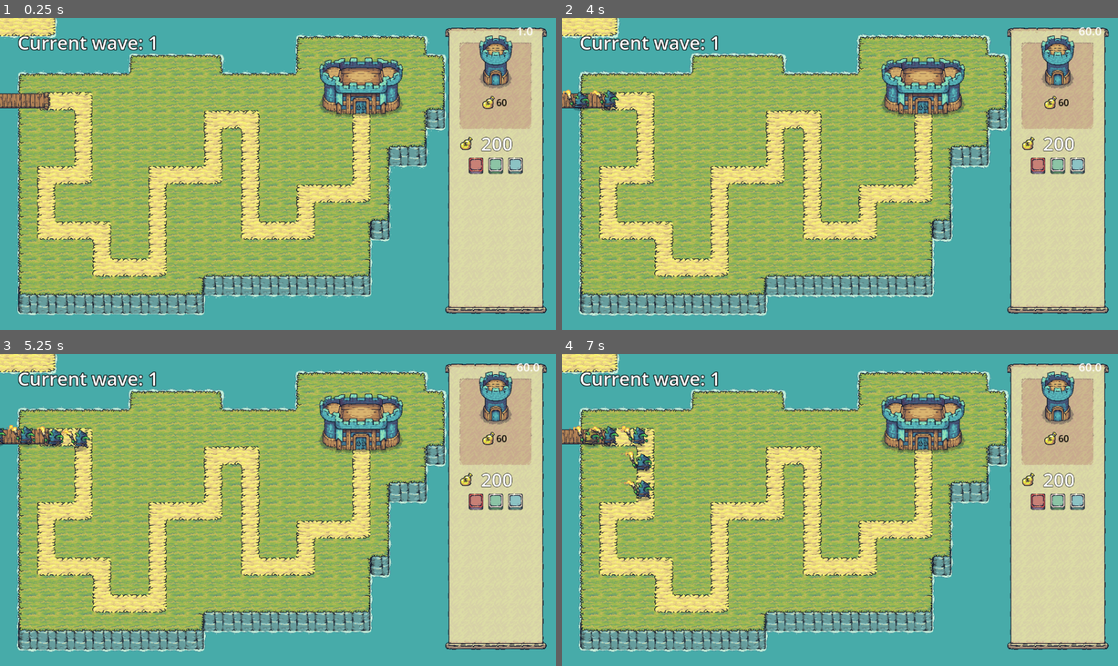
Above: before the commit, frames 1-4 (two rows, left to right).
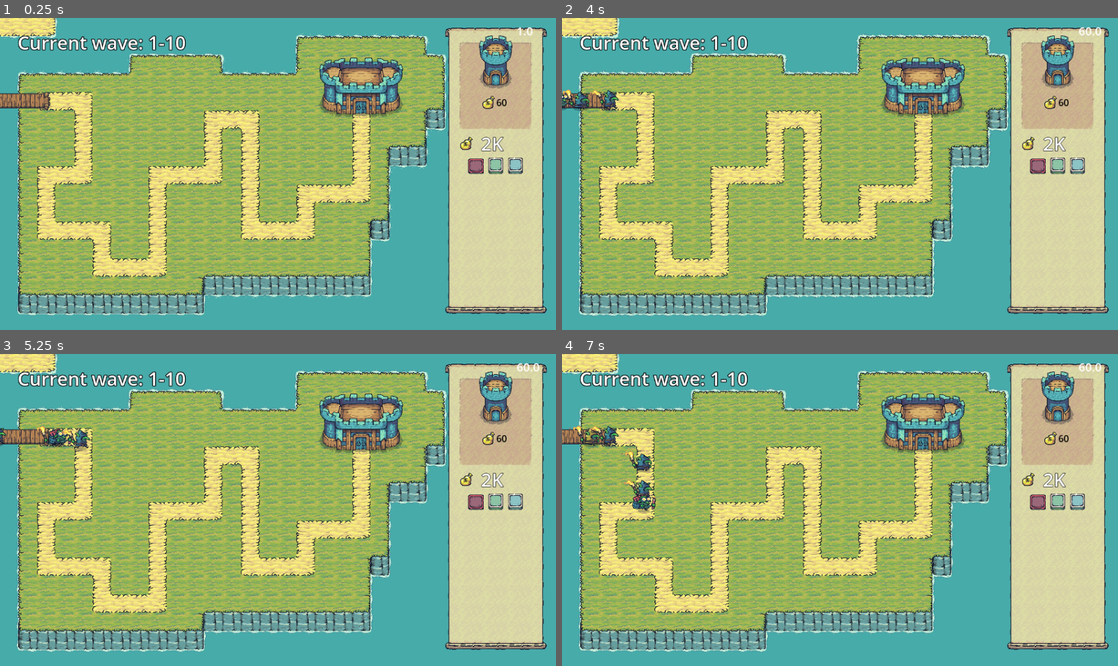
Above: after the commit, the same moments.

Repository: NicoWired/towersmith
Game: Godot game, scene res://source/game/Game.tscn
Same seed, same stepped clock (60 frames per second), same inputs: the game is played once before the commit and once after it.
Inputs (mouse positions are in pixels of both pictures, inside the frame that each line leads up to):
- Up to frame 1 (0.25 s): no input
- Up to frame 2 (4 s): click (1079, 167) at 0.5 s; click (1079, 167) at 1.25 s; click (1079, 167) at 2 s; move the mouse to (962, 158) at 2.77 s; click (962, 158) at 2.92 s; drag from (728, 189) to (923, 86) at 3.52 s
- Up to frame 3 (5.25 s): move the mouse to (333, 441) at 4.27 s; click (333, 441) at 4.42 s; drag from (250, 572) to (494, 413) at 5.02 s
- Up to frame 4 (7 s): move the mouse to (1006, 556) at 5.77 s; click (1006, 556) at 5.92 s; drag from (673, 463) to (756, 432) at 6.52 s

The runs differ from the first frame. In frame 1, 0.4% of the frame differs, in the area x 28-93%, y 5-51%; in frame 2, 0.5%; in frame 3, 0.7%; in frame 4, 0.8%, in the area x 10-93%, y 5-51%.

Commit message:
yooo i'm back

Diff:
--- a/project.godot
+++ b/project.godot
@@ -20,13 +20,13 @@
 
 GlobalEvents="*res://source/autoloaders/global_events.gd"
 Economy="*res://source/autoloaders/economy.gd"
+LoadAssets="*res://source/autoloaders/load_assets.gd"
 
 [display]
 
 window/size/viewport_width=1920
 window/size/viewport_height=1080
 window/stretch/mode="canvas_items"
-mouse_cursor/custom_image="uid://b76t4feljxtu1"
 
 [file_customization]
 
--- a/source/GUI/upgrade_window/upgradable_stat.gd
+++ b/source/GUI/upgrade_window/upgradable_stat.gd
@@ -24,7 +24,7 @@
 	upgrade_button.pressed.connect(on_stat_upgrade)
 	upgrade_level_label.text = str(upgrade_level)
 	stat_name_label.text = name_translation[stat_name] + ": "
-	cost_label.text = str(upgrade_cost[upgrade_level])
+	cost_label.text = set_cost_label_text()
 
 func on_stat_upgrade() -> void:
 	if upgrade_level < max_level:
@@ -33,5 +33,11 @@
 			Economy.current_gold -= cost
 			upgrade_level += 1
 			upgrade_level_label.text = str(upgrade_level)
-			cost_label.text = str(upgrade_cost[upgrade_level])
+			cost_label.text = set_cost_label_text()
 			stat_changed.emit(self)
+
+func set_cost_label_text() -> String:
+	if upgrade_level == max_level:
+		return("MAX")
+	else:
+		return(str(upgrade_cost[upgrade_level]))
--- a/source/GUI/upgrade_window/upgradable_stat.tscn
+++ b/source/GUI/upgrade_window/upgradable_stat.tscn
@@ -1,10 +1,11 @@
-[gd_scene load_steps=6 format=3 uid="uid://d2n4bs8hk4dnc"]
+[gd_scene load_steps=7 format=3 uid="uid://d2n4bs8hk4dnc"]
 
 [ext_resource type="Script" uid="uid://u1pmoe62hjko" path="res://source/GUI/upgrade_window/upgradable_stat.gd" id="1_38us2"]
 [ext_resource type="Texture2D" uid="uid://dsd0k05ocokga" path="res://assets/tiny_swords/UI/Buttons/Button_Blue.png" id="1_yljg8"]
 [ext_resource type="Texture2D" uid="uid://btc0svpw4pljn" path="res://assets/tiny_swords/UI/Buttons/Button_Blue_Pressed.png" id="2_38us2"]
 [ext_resource type="StyleBox" uid="uid://wmy5o54pt4me" path="res://source/themes/carved_3side_pannel.tres" id="2_87moa"]
 [ext_resource type="Texture2D" uid="uid://bkoftcki7m7tt" path="res://assets/tiny_swords/Resources/Resources/G_Idle_(NoShadow)_cropped.png" id="3_1ia86"]
+[ext_resource type="FontFile" uid="uid://660lp0tusmkm" path="res://assets/fonts/ModernAntiqua-Regular.ttf" id="3_hkkod"]
 
 [node name="UpgradableStat" type="Control"]
 custom_minimum_size = Vector2(300, 100)
@@ -46,6 +47,7 @@
 layout_mode = 2
 size_flags_horizontal = 2
 theme_override_colors/font_color = Color(0, 0, 0, 1)
+theme_override_fonts/font = ExtResource("3_hkkod")
 theme_override_font_sizes/font_size = 32
 text = "150"
 
--- a/source/GUI/upgrade_window/upgrade_window.gd
+++ b/source/GUI/upgrade_window/upgrade_window.gd
@@ -26,7 +26,7 @@
 			var new_stat: UpgradableStat = base_upgradable_stat.duplicate()
 			new_stat.stat_name = prefix+stat_name
 			new_stat.upgrade_level = int(stat[&"upgrade_level"])
-			new_stat.max_level = stat[&"max_level"]
+			new_stat.max_level = stat[&"upgrade_cost"].size()
 			new_stat.upgrade_cost = stat[&"upgrade_cost"]
 			new_stat.stat_changed.connect(on_stat_changed)
 			upgrades_container.add_child(new_stat)
--- /dev/null
+++ b/source/autoloaders/load_assets.gd
@@ -0,0 +1,6 @@
+extends Node
+
+var sprites: Dictionary[StringName,Texture]
+
+func _ready() -> void:
+	sprites["cursor"] = preload("res://assets/tiny_swords/UI/Pointers/01_cropped.png")
--- a/source/controls/PickableTower.tscn
+++ b/source/controls/PickableTower.tscn
@@ -7,6 +7,8 @@
 size = Vector2(128, 128)
 
 [node name="PickableTower" type="Control"]
+z_index = 1999
+z_as_relative = false
 custom_minimum_size = Vector2(128, 128)
 layout_mode = 3
 anchors_preset = 15
--- a/source/controls/pickable_object.gd
+++ b/source/controls/pickable_object.gd
@@ -17,15 +17,29 @@
 	Vector2(max_coords.x/2,max_coords.y/2)
 ]
 @onready var preview_image: Sprite2D = $Sprite2D
+#
+func _ready() -> void:
+	mouse_filter = MOUSE_FILTER_STOP
+#
+#func _gui_input(event: InputEvent) -> void:
+	#if event is InputEventMouseButton:
+		#print("Mouse event - pressed:", event.pressed, "button_index:", event.button_index)
+		#if event.pressed:
+			#print("force_drag called from node:", name)
+			#force_drag({
+				#"size": Vector2(128,128),
+				#"offset": Vector2(0,64),
+				#"shape_points": shape_points,
+				#"area": $Sprite2D/Area2D.duplicate(),
+				#"price": PRICE,
+				#"preview": self.duplicate()
+			#},self.duplicate())
 
-
-func _get_drag_data(at_position: Vector2) -> Variant:
+func _get_drag_data(_at_position: Vector2) -> Variant:
 	var preview: PickableObject = self.duplicate()
-	set_deferred("preview.preview_image.modulate", Color.RED)
 	set_drag_preview(preview)
 	return(
 		{
-			"position": at_position,
 			"preview": preview,
 			"size": Vector2(128,128),
 			"offset": Vector2(0,64),
@@ -34,3 +48,9 @@
 			"price": PRICE
 		}
 	)
+
+func _notification(what: int) -> void:
+	if what == NOTIFICATION_DRAG_BEGIN:
+		print("Drag operation started")
+	elif what == NOTIFICATION_DRAG_END:
+		print("Drag operation ended, successful:", is_drag_successful())
--- a/source/data/arrow_stats.gd
+++ b/source/data/arrow_stats.gd
@@ -4,13 +4,11 @@
 var damage: Dictionary[StringName,Variant] = {
 	"base_value": 10.0
 	, "upgrade_level": 0
-	, "max_level": 5
 	, "upgrade_cost": [15,30,50,80,140,210]
 }
 var speed: Dictionary[StringName,Variant] = {
 	"base_value": 1300.0
 	, "upgrade_level": 0
-	, "max_level": 5
 	, "upgrade_cost": [10,15,25,40,60,85]
 }
 
--- a/source/data/enemy_waves.gd
+++ b/source/data/enemy_waves.gd
@@ -4,21 +4,21 @@
 var enemy_wave_1: Dictionary[int,Variant] = {
 	1 : BlueGoblin
 	,2 : BlueGoblin
-	,3 : BlueGoblin
+	,3 : BlueTNTGoblin
 	,4 : BlueGoblin
 	,5 : YellowGoblin
 	,6 : BlueGoblin
-	,7 : BlueGoblin
+	,7 : BlueTNTGoblin
 	,8 : BlueGoblin
 	,9 : YellowGoblin
 	,10 : BlueGoblin
-	,11 : BlueGoblin
+	,11 : BlueTNTGoblin
 	,12 : YellowGoblin
 	,13 : BlueGoblin
-	,14 : BlueGoblin
+	,14 : BlueTNTGoblin
 	,15 : YellowGoblin
 	,16 : BlueGoblin
-	,17 : BlueGoblin
+	,17 : BlueTNTGoblin
 	,18 : YellowGoblin
 	,19 : YellowGoblin
 	,20 : RedGoblin
--- /dev/null
+++ b/source/data/goblins/blue_tnt_goblin.gd
@@ -0,0 +1,14 @@
+class_name BlueTNTGoblin
+extends EnemyResource
+
+
+func _init() -> void:
+	# stats
+	speed = 170.0
+	damage = 30.0
+	health = 11.0
+	bounty = 1
+
+	# visuals
+	animation_name = "walking_blue_tnt"
+	outline_color = Color(0.69, 1.0, 0.69, 0)
--- a/source/data/tower_stats.gd
+++ b/source/data/tower_stats.gd
@@ -7,7 +7,6 @@
 	"tower_range": {
 		"base_vlaue": 150.0
 		, "upgrade_level": 0
-		, "max_level": 3
 		, "upgrade_cost": [20,40,60,90]
 	},
 	"arrow_stats": arrow_stats
--- a/source/enemies/goblin_sprite_frames.tres
+++ b/source/enemies/goblin_sprite_frames.tres
@@ -1,8 +1,9 @@
-[gd_resource type="SpriteFrames" load_steps=43 format=3 uid="uid://uedtf5upfdta"]
+[gd_resource type="SpriteFrames" load_steps=50 format=3 uid="uid://uedtf5upfdta"]
 
 [ext_resource type="Texture2D" uid="uid://cigpd08m5lwog" path="res://assets/tiny_swords/Factions/Goblins/Troops/Torch/Yellow/Torch_Yellow.png" id="1_bcg3q"]
 [ext_resource type="Texture2D" uid="uid://cuny3wq5o3wlp" path="res://assets/tiny_swords/Factions/Goblins/Troops/Torch/Blue/Torch_Blue.png" id="1_x2yi1"]
 [ext_resource type="Texture2D" uid="uid://u3ofkhrhg8e2" path="res://assets/tiny_swords/Factions/Goblins/Troops/Torch/Orange/Torch_Orange.png" id="2_e35ma"]
+[ext_resource type="Texture2D" uid="uid://dxwjegbsnwr34" path="res://assets/tiny_swords/Factions/Goblins/Troops/TNT/Blue/TNT_Blue.png" id="2_gf5um"]
 [ext_resource type="Texture2D" uid="uid://3kwm2ka53qyp" path="res://assets/tiny_swords/Factions/Goblins/Troops/Torch/Brown/Torch_Brown.png" id="2_kkiao"]
 [ext_resource type="Texture2D" uid="uid://dipqnq0th3n58" path="res://assets/tiny_swords/Factions/Goblins/Troops/Torch/Purple/Torch_Purple.png" id="2_qkygx"]
 [ext_resource type="Texture2D" uid="uid://e3wyh3ft03fh" path="res://assets/tiny_swords/Factions/Goblins/Troops/Torch/Red/Torch_Red.png" id="2_u6kqg"]
@@ -31,6 +32,30 @@
 atlas = ExtResource("1_x2yi1")
 region = Rect2(960, 192, 192, 192)
 
+[sub_resource type="AtlasTexture" id="AtlasTexture_5ohq0"]
+atlas = ExtResource("2_gf5um")
+region = Rect2(0, 192, 192, 192)
+
+[sub_resource type="AtlasTexture" id="AtlasTexture_i85vn"]
+atlas = ExtResource("2_gf5um")
+region = Rect2(192, 192, 192, 192)
+
+[sub_resource type="AtlasTexture" id="AtlasTexture_ml45k"]
+atlas = ExtResource("2_gf5um")
+region = Rect2(384, 192, 192, 192)
+
+[sub_resource type="AtlasTexture" id="AtlasTexture_naitj"]
+atlas = ExtResource("2_gf5um")
+region = Rect2(576, 192, 192, 192)
+
+[sub_resource type="AtlasTexture" id="AtlasTexture_4fgob"]
+atlas = ExtResource("2_gf5um")
+region = Rect2(768, 192, 192, 192)
+
+[sub_resource type="AtlasTexture" id="AtlasTexture_po7nk"]
+atlas = ExtResource("2_gf5um")
+region = Rect2(960, 192, 192, 192)
+
 [sub_resource type="AtlasTexture" id="AtlasTexture_6gq4k"]
 atlas = ExtResource("2_kkiao")
 region = Rect2(0, 192, 192, 192)
@@ -178,6 +203,29 @@
 }, {
 "frames": [{
 "duration": 1.0,
+"texture": SubResource("AtlasTexture_5ohq0")
+}, {
+"duration": 1.0,
+"texture": SubResource("AtlasTexture_i85vn")
+}, {
+"duration": 1.0,
+"texture": SubResource("AtlasTexture_ml45k")
+}, {
+"duration": 1.0,
+"texture": SubResource("AtlasTexture_naitj")
+}, {
+"duration": 1.0,
+"texture": SubResource("AtlasTexture_4fgob")
+}, {
+"duration": 1.0,
+"texture": SubResource("AtlasTexture_po7nk")
+}],
+"loop": true,
+"name": &"walking_blue_tnt",
+"speed": 10.0
+}, {
+"frames": [{
+"duration": 1.0,
 "texture": SubResource("AtlasTexture_6gq4k")
 }, {
 "duration": 1.0,
--- a/source/game/game.gd
+++ b/source/game/game.gd
@@ -1,9 +1,18 @@
 extends Node
 
 func _ready() -> void:
+	# config viewport
 	get_window().position += Vector2i(0,32)
 	get_viewport().size = Vector2(1280,720)
-	pass
+
+	# setup custom cursor art
+	var needed_cursors: Array[int] = [
+		Input.CursorShape.CURSOR_ARROW,
+		Input.CursorShape.CURSOR_CAN_DROP,
+		Input.CursorShape.CURSOR_FORBIDDEN
+	]
+	for cursor_shape in needed_cursors:
+		Input.set_custom_mouse_cursor(LoadAssets.sprites["cursor"], cursor_shape)
 
 func _process(_delta: float) -> void:
 	$FPSCounter.text = str(Engine.get_frames_per_second())
--- a/source/levels/level1/level1.gd
+++ b/source/levels/level1/level1.gd
@@ -7,19 +7,13 @@
 	OVER
 }
 
-const INITIAL_GOLD: int = 200
+const INITIAL_GOLD: int = 2000
 
 var current_wave: int
 var wave_enemies_remaining: int
 var no_more_waves: bool
 var game_state: int = game_states.INITIAL
 var wave_manager: WaveManager = WaveManager.new()
-#var _gold: int
-#var gold: int:
-	#set(value):
-		#_gold = value
-	#get():
-		#return _gold
 
 
 @onready var enemy_path: Path2D = $EnemyPath
@@ -63,13 +57,12 @@
 
 	# play music
 	bgm.play()
-	#side_menu.mute_button.button_pressed = true
+	side_menu.mute_button.button_pressed = true
 
 
 
 func initialize() -> void:
 	Economy.current_gold = INITIAL_GOLD
-	#gold = INITIAL_GOLD
 	wave_manager.initialize(enemy_path)
 	side_menu.pause_button.disabled = true
 	game_state = game_states.INITIAL
@@ -137,7 +130,7 @@
 	game_state = game_states.INITIAL
 
 func update_wave_indicator() -> void:
-	wave_indicator.text = "Current wave: %s" % str(current_wave+1)
+	wave_indicator.text = "Current wave: %s-%s" % [str(current_wave+1), wave_manager.enemy_waves.size()]
 
 func on_building_requested(new_building, building_price, error_position):
 	if Economy.current_gold < building_price:
Binary file added: assets/fonts/ModernAntiqua-Regular.ttf
